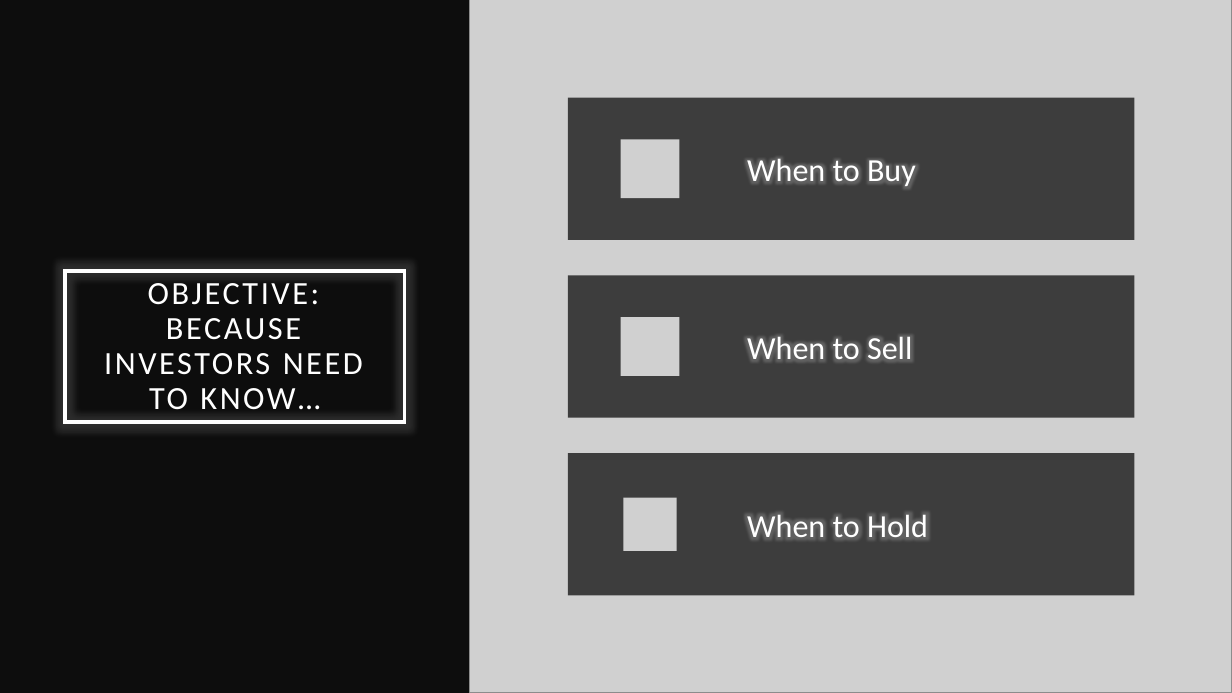
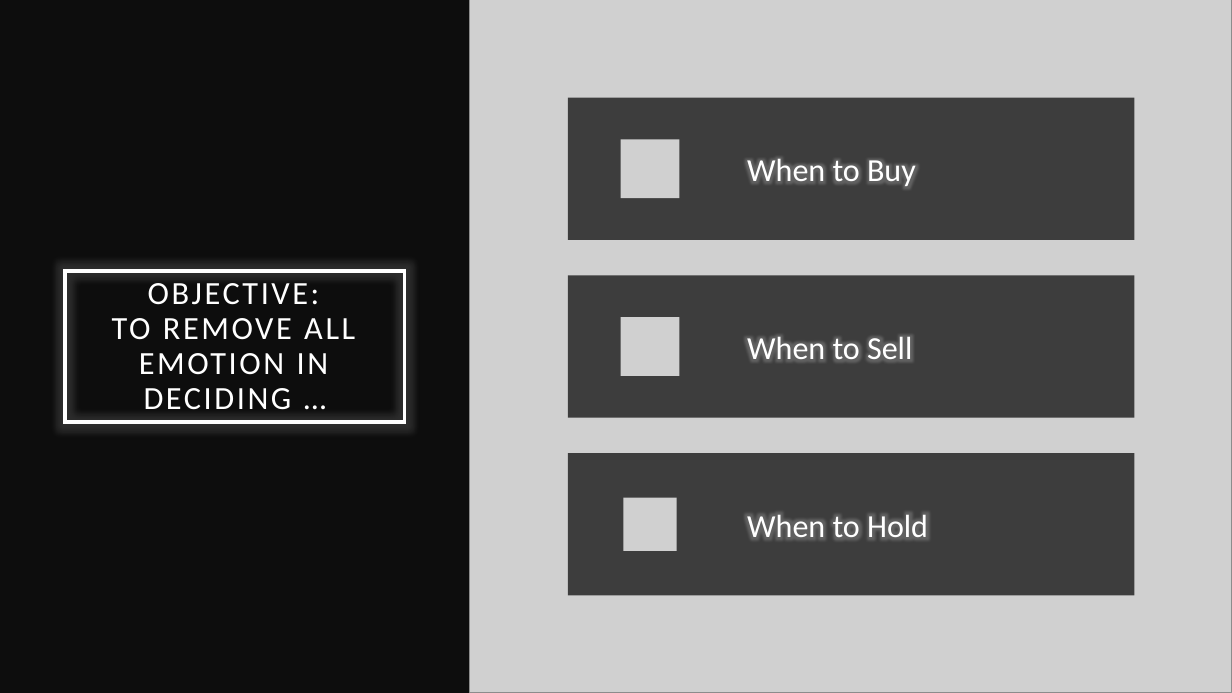
Before and after one commit to SpeedsMach5/Mega-Sharks_Q_Branch, a slide deck: slide 3 of presentation/mega_sharks_trading_evaluator.pptx (slide 2 before the commit). Drawn at 1232x693 pixels with LibreOffice and Linux fonts; fonts in the diff are those of the drawing; grey boxes stand for pictures. Boxes give left, top, right and bottom in pixels: in the first picture for what was removed or moved away, otherwise in the second. Text is boxed around its words. In the diff, an @@ line names an element or a change of style, - is before the commit and + after.

```diff
--- a/presentation/mega_sharks_trading_evaluator.pptx
+++ b/presentation/mega_sharks_trading_evaluator.pptx
@@ title at <box>112,283,355,410</box>: text changed @@
-OBJECTIVE:
-BECAUSE INVESTORS NEED TO KNOW…
+OBJECTIVE:
+TO REMOVE ALL EMOTION IN DECIDING …
```
Also in this commit, not shown: 4 other slides changed, 1 slide added.
